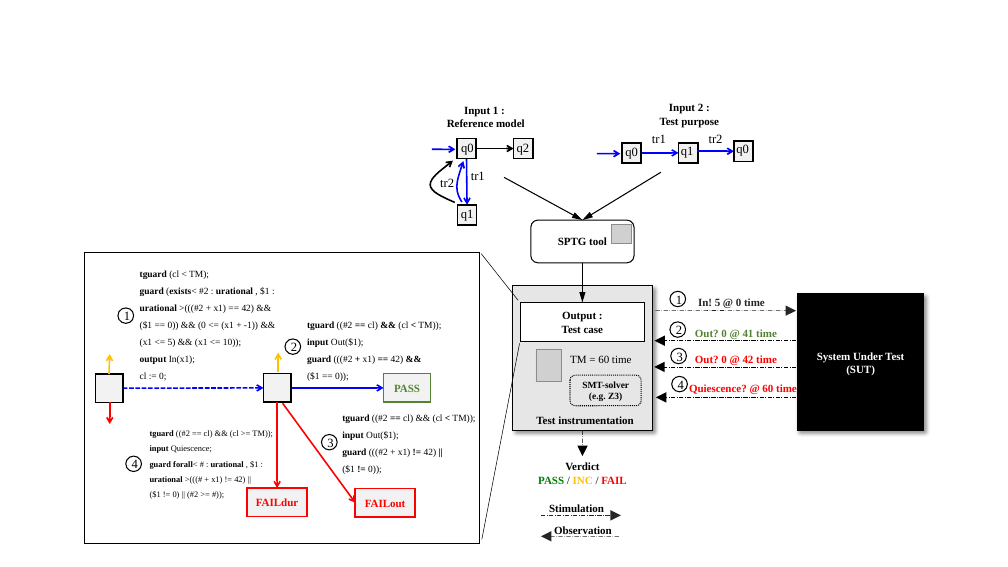
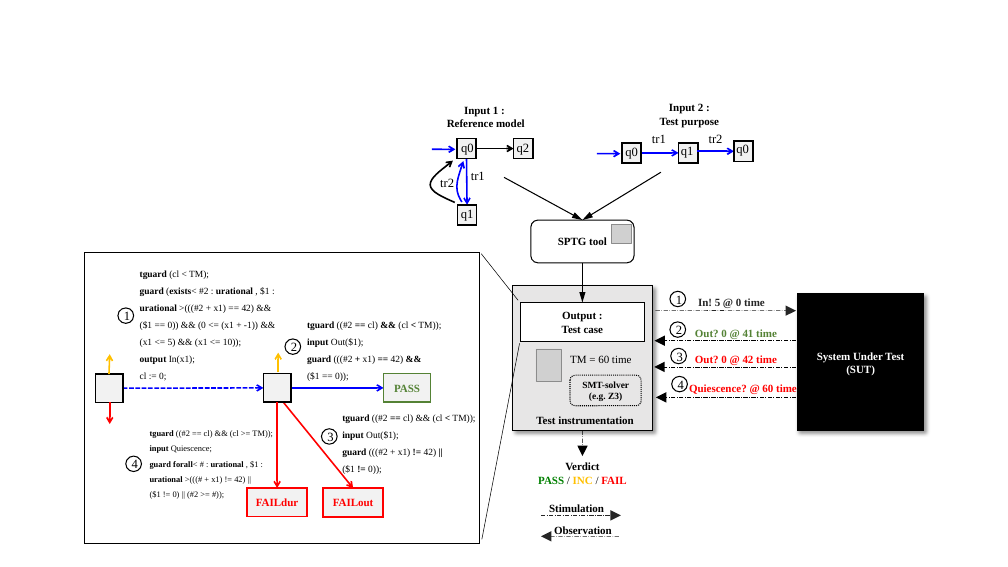
Before and after one commit to bbannour/SPTG, a slide deck: slide 3 of README_files/images/figures.pptx. Drawn at 1008x567 pixels with LibreOffice and Linux fonts; fonts in the diff are those of the drawing; grey boxes stand for pictures. Boxes give left, top, right and bottom in pixels: in the first picture for what was removed or moved away, otherwise in the second. Text is boxed around its words. In the diff, an @@ line names an element or a change of style, - is before the commit and + after.

```diff
--- a/README_files/images/figures.pptx
+++ b/README_files/images/figures.pptx
@@ arrow moved from (283, 403) - (355, 503) to (284, 402) - (353, 488) @@
@@ ellipse "3": place and size @@
-ellipse "3" at <box>321,435,337,450</box>
+ellipse "3" at <box>321,429,337,444</box>
@@ rectangle "FAILout": place and size @@
-rectangle "FAILout" at <box>355,488,415,517</box>
+rectangle "FAILout" at <box>324,488,383,517</box>
```
Also in this commit, not shown: 3 other files.
